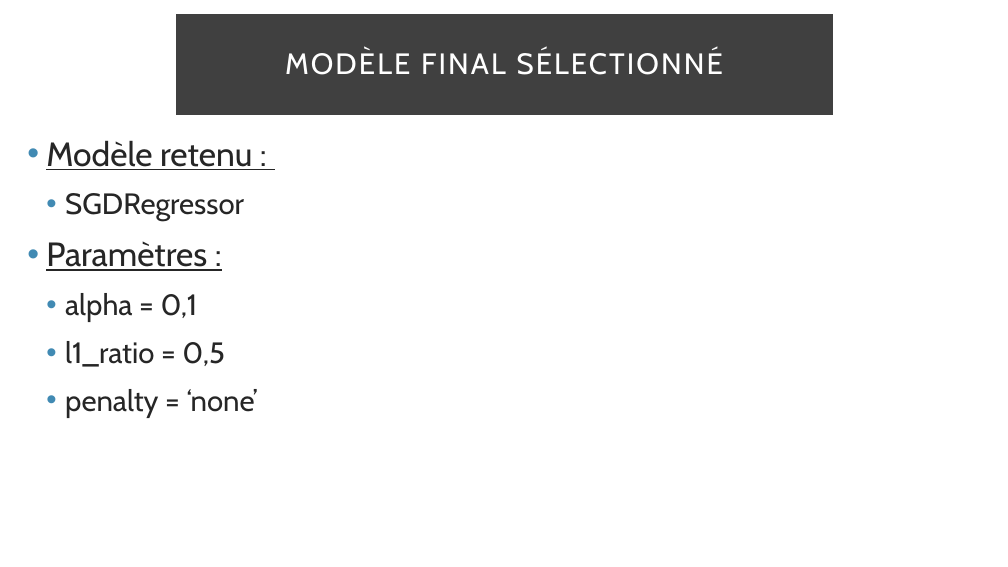
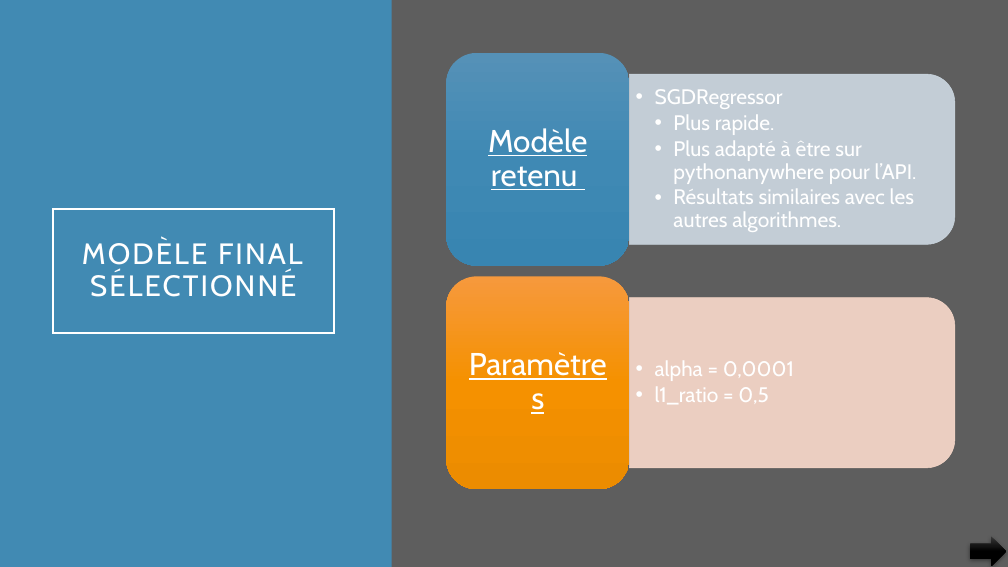
Before and after one commit to pfroide/python, a slide deck: slide 36 of Projet_4/p4.pptx (slide 34 before the commit). Drawn at 1008x567 pixels with LibreOffice and Linux fonts; fonts in the diff are those of the drawing. Boxes give left, top, right and bottom in pixels: in the first picture for what was removed or moved away, otherwise in the second. Text is boxed around its words. In the diff, an @@ line names an element or a change of style, - is before the commit and + after.

Commit message:
Version finale

```diff
--- a/Projet_4/p4.pptx
+++ b/Projet_4/p4.pptx
@@ background #FFFFFF to #5E5E5E @@
@@ rectangle added at [0,0,392,567], fill #418AB3 @@
@@ rectangle added at [393,0,1008,567], fill #5E5E5E @@
@@ text removed at [46,140,258,418] @@
-• Modèle retenu :
-  • SGDRegressor
-• Paramètres :
-  • alpha = 0,1
-  • l1_ratio = 0,5
-  • penalty = ‘none’
@@ title "MODÈLE FINAL SÉLECTIONNÉ": place and size @@
-title "MODÈLE FINAL SÉLECTIONNÉ" at [177,16,832,114]
+title "MODÈLE FINAL SÉLECTIONNÉ" at [53,209,334,333]
@@ title "MODÈLE FINAL SÉLECTIONNÉ" at [53,209,334,333]: fill #000000 at 75% opacity to none; outline #404040 2.5 pt to #FFFFFF 2.5 pt @@
@@ group added at [446,53,955,489]: 4 texts, 2 round same rects, 2 rounded rectangles @@
+  • SGDRegressor
+    • Plus rapide.
+    • Plus adapté à être sur pythonanywhere pour l’API.
+    • Résultats similaires avec les autres algorithmes.
+Modèle retenu
+  • alpha = 0,0001
+  • l1_ratio = 0,5
+Paramètres
@@ right arrow added at [971,537,1006,566], fill gradient #393939 to #000000 @@
```
Also in this commit, not shown: 27 other slides changed, 10 slides added, 6 slides removed.
